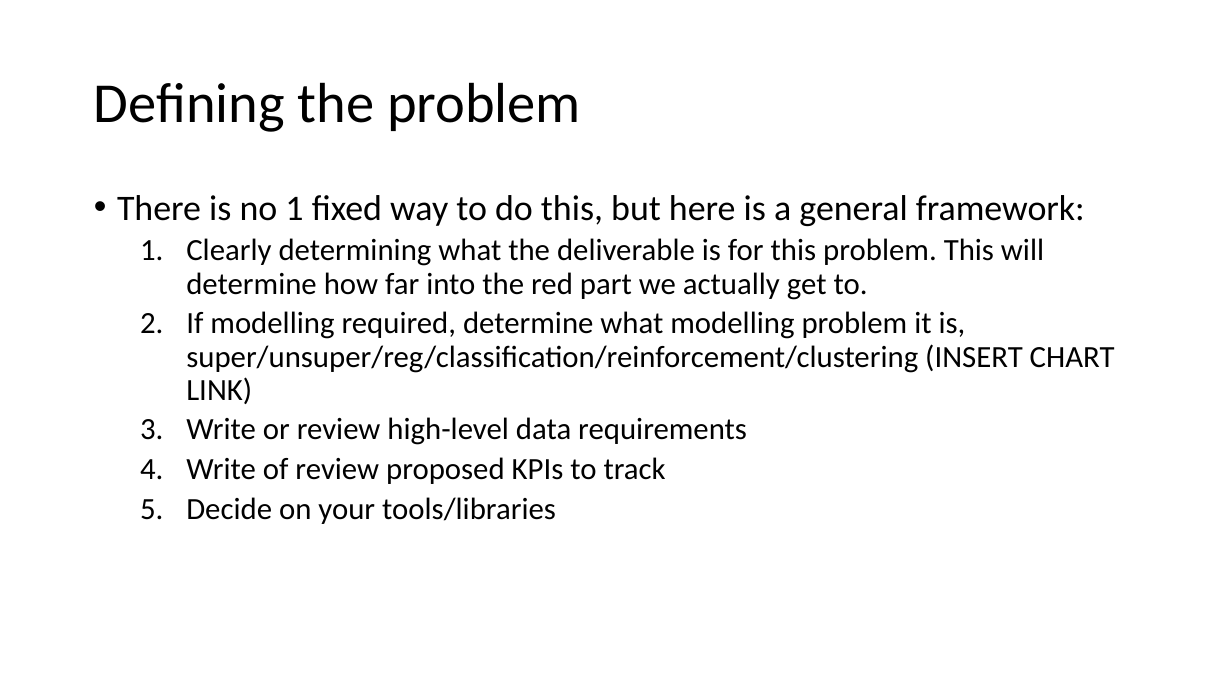
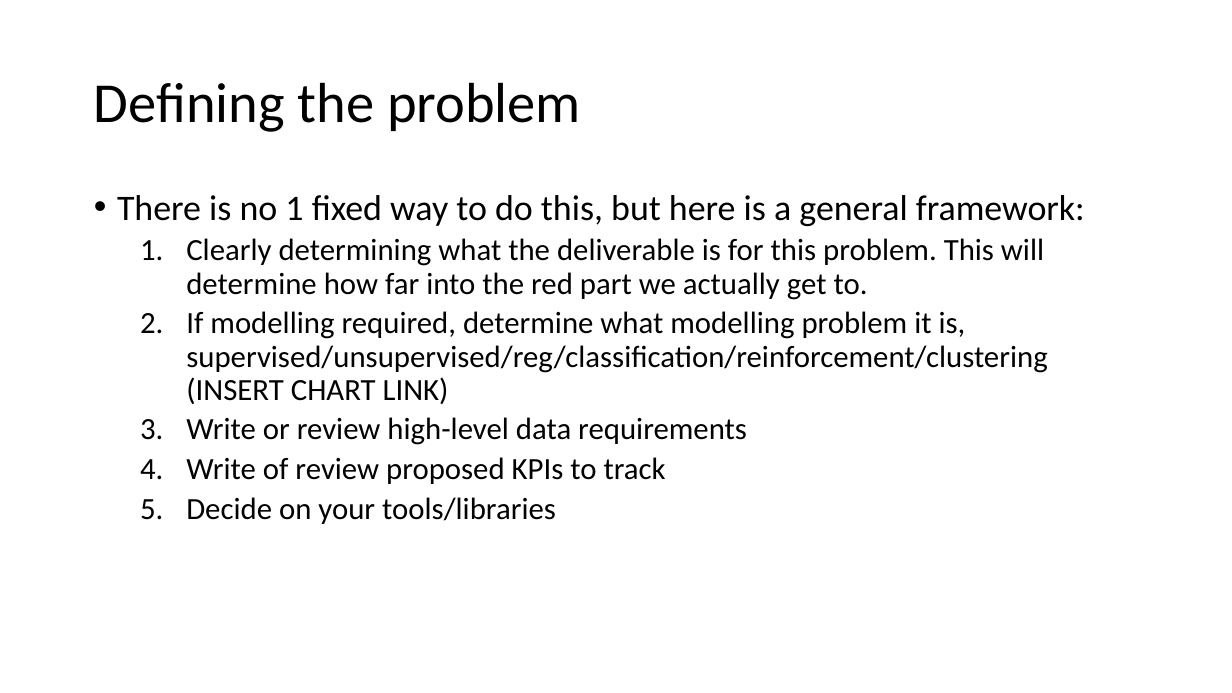
Before and after one commit to jtsw1990/datascience-eda-prezo, a slide deck: slide 5 of Problem Formulation & EDA.pptx. Drawn at 1232x693 pixels with LibreOffice and Linux fonts; fonts in the diff are those of the drawing. Boxes give left, top, right and bottom in pixels: in the first picture for what was removed or moved away, otherwise in the second. Text is boxed around its words. In the diff, an @@ line names an element or a change of style, - is before the commit and + after.

Commit message:
updated slides

```diff
--- a/Problem Formulation & EDA.pptx
+++ b/Problem Formulation & EDA.pptx
@@ text at (186, 311, 1047, 404): text changed @@
-  2. If modelling required, determine what modelling problem it is, super/unsuper/reg/classification/reinforcement/clustering (INSERT CHART LINK)
+  2. If modelling required, determine what modelling problem it is, supervised/unsupervised/reg/classification/reinforcement/clustering (INSERT CHART LINK)
```
Also in this commit, not shown: 1 other slide changed, 2 slides added, 2 other files.
